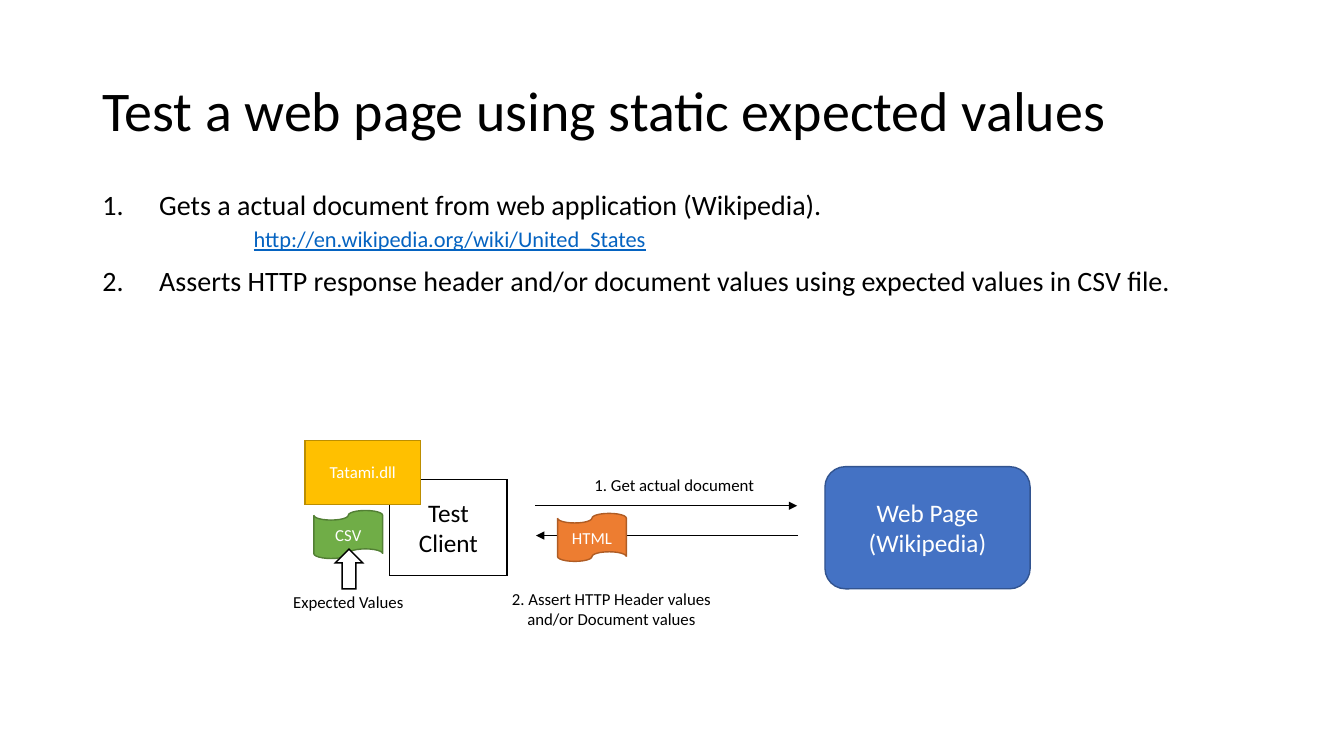
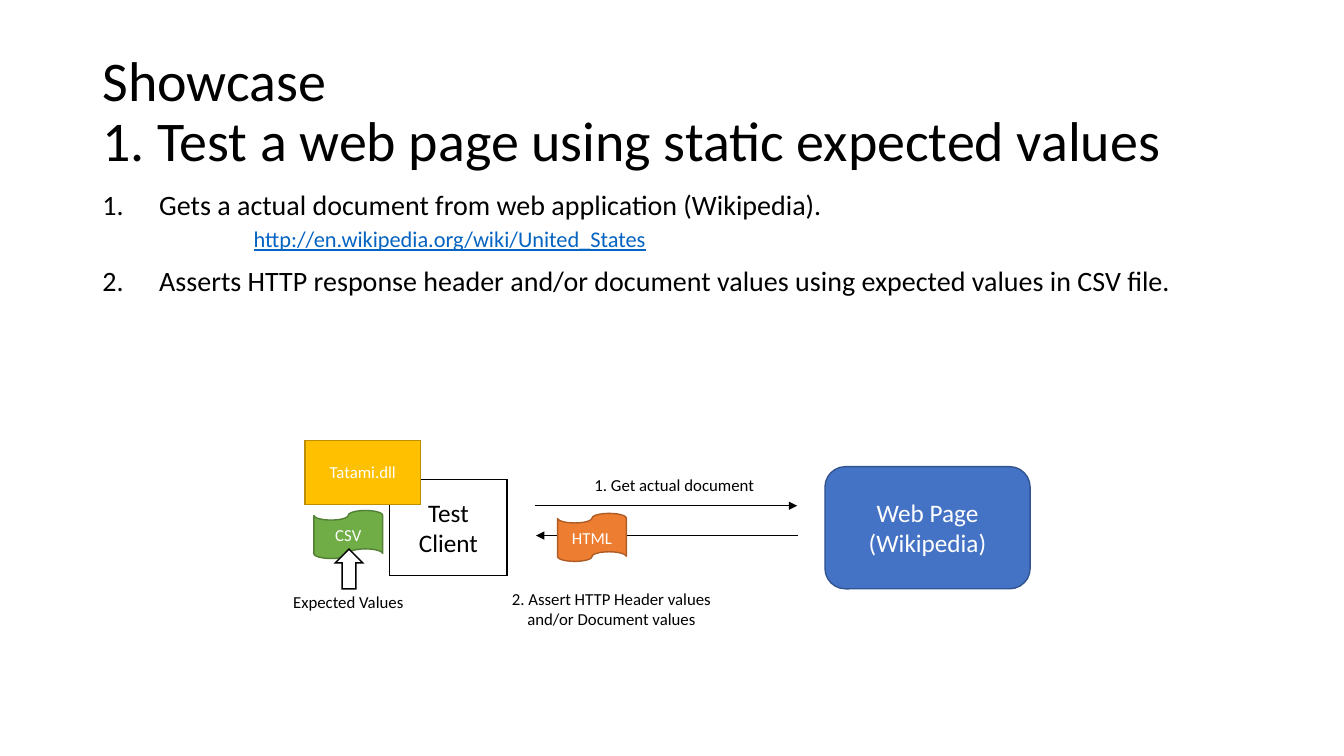
Before and after one commit to kenyamat/Tatami-dotnet, a slide deck: slide 4 of docs/Tatami overview.pptx. Drawn at 1344x756 pixels with LibreOffice and Linux fonts; fonts in the diff are those of the drawing. Boxes give left, top, right and bottom in pixels: in the first picture for what was removed or moved away, otherwise in the second. Text is boxed around its words. In the diff, an @@ line names an element or a change of style, - is before the commit and + after.

```diff
--- a/docs/Tatami overview.pptx
+++ b/docs/Tatami overview.pptx
@@ title at [102, 62, 1160, 171]: text changed @@
-Test a web page using static expected values
+Showcase
+1. Test a web page using static expected values
```
Also in this commit, not shown: 4 other slides changed.
